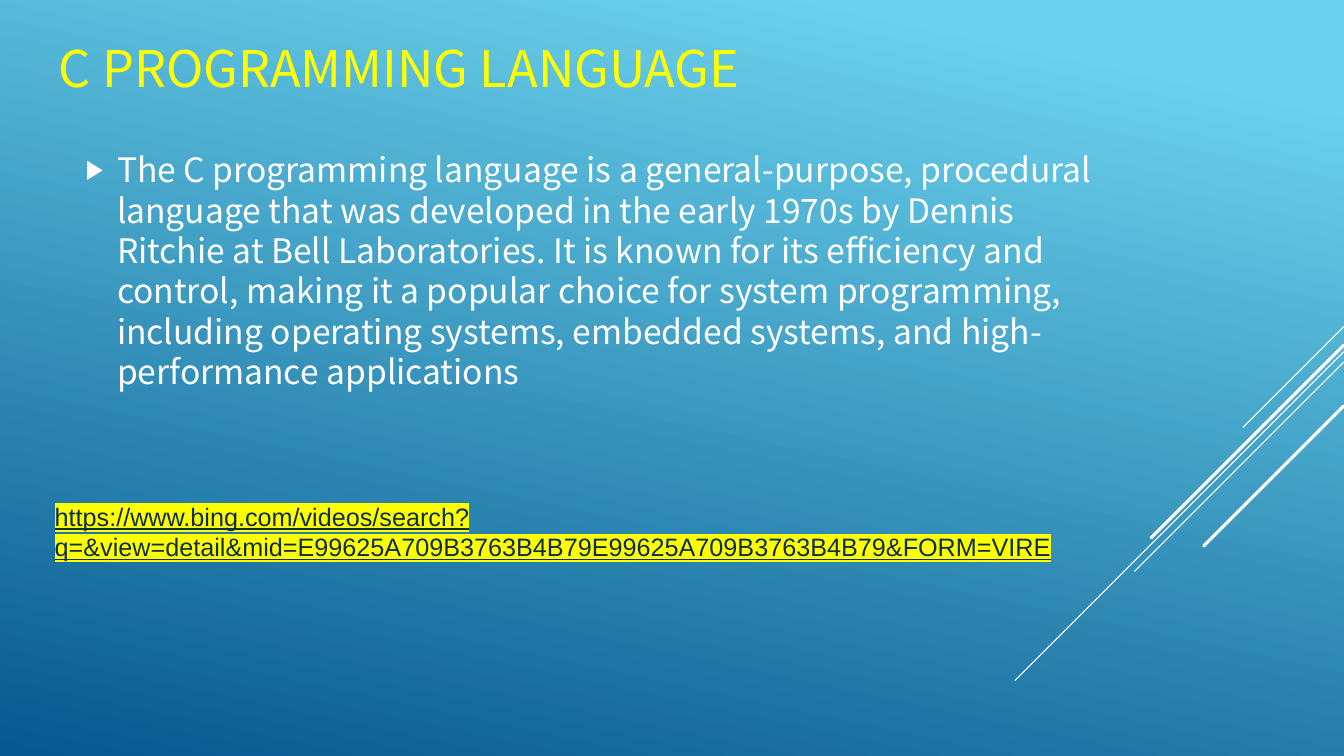
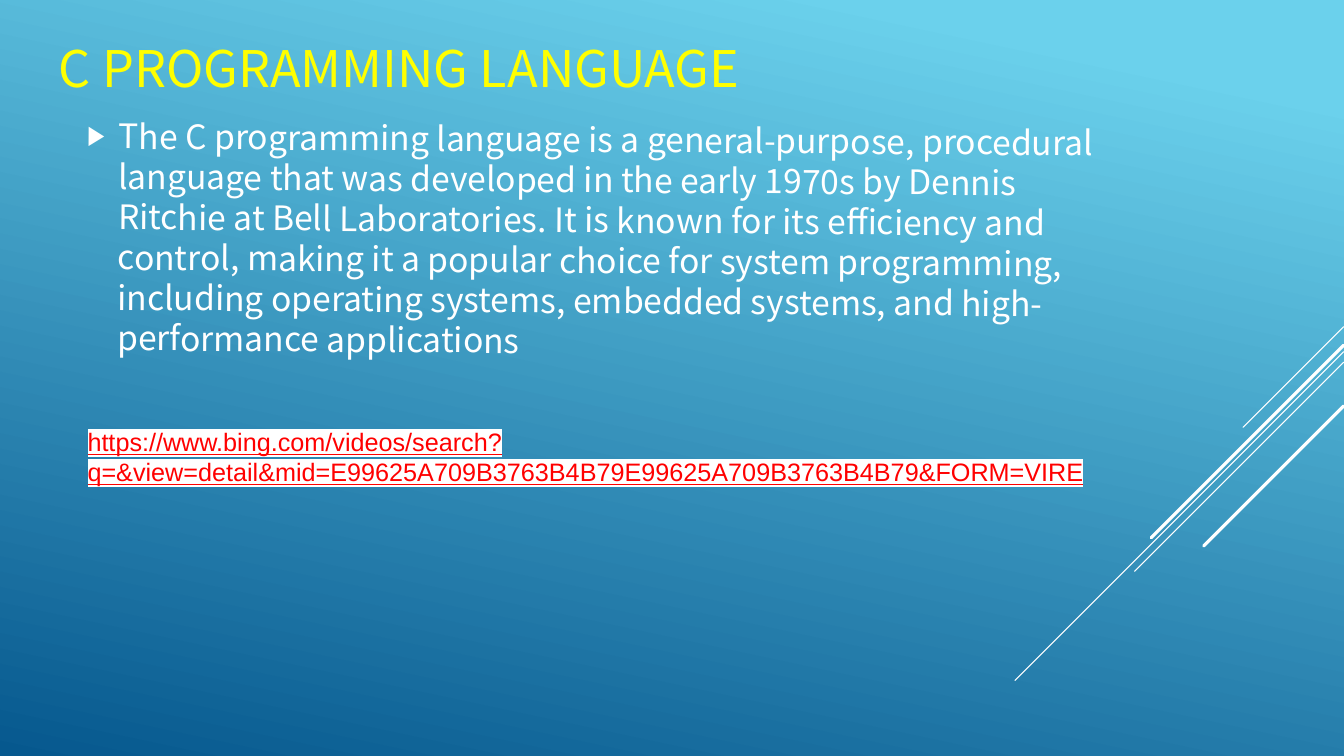
Before and after one commit to yckoincgu/C_Programming, a slide deck: slide 7 of 0910/C01_introduction.odp. Drawn at 1344x756 pixels with LibreOffice and Linux fonts; fonts in the diff are those of the drawing. Boxes give left, top, right and bottom in pixels: in the first picture for what was removed or moved away, otherwise in the second. Text is boxed around its words. In the diff, an @@ line names an element or a change of style, - is before the commit and + after.

```diff
--- a/0910/C01_introduction.odp
+++ b/0910/C01_introduction.odp
@@ text "The C programming language is ..." moved from (x1=117, y1=155, x2=1092, y2=392) to (x1=117, y1=122, x2=1093, y2=360) @@
@@ text "https://www.bing.com/videos/search?q=&view=detail&mid=E99625 ..." moved from (x1=55, y1=507, x2=1051, y2=562) to (x1=88, y1=432, x2=1084, y2=487) @@
@@ text "https://www.bing.com/videos/search?q=&view=detail&mid=E99625 ..." at (x1=88, y1=432, x2=1084, y2=487): text colour #0D2E46 to #FF0000, highlight #FFFF00 to #FFFFFF @@
```
Also in this commit, not shown: 14 other slides changed, 1 other file.
